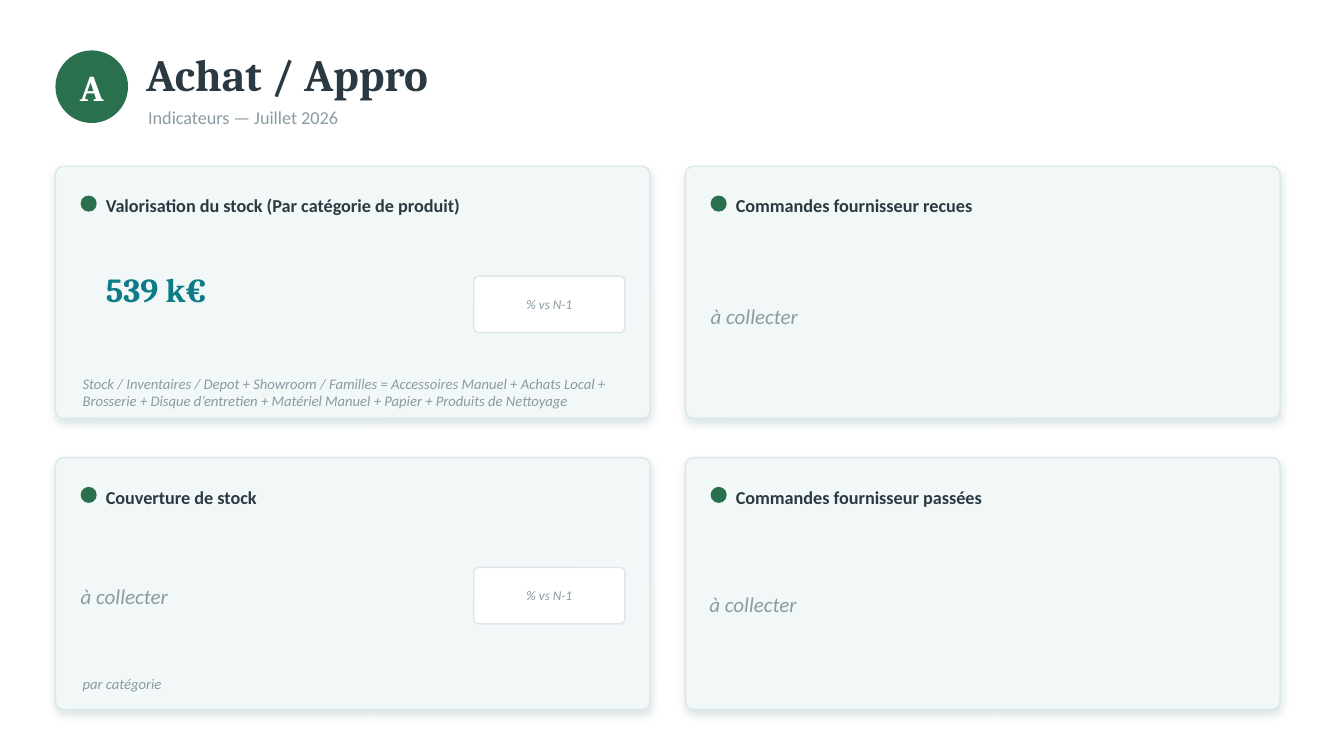
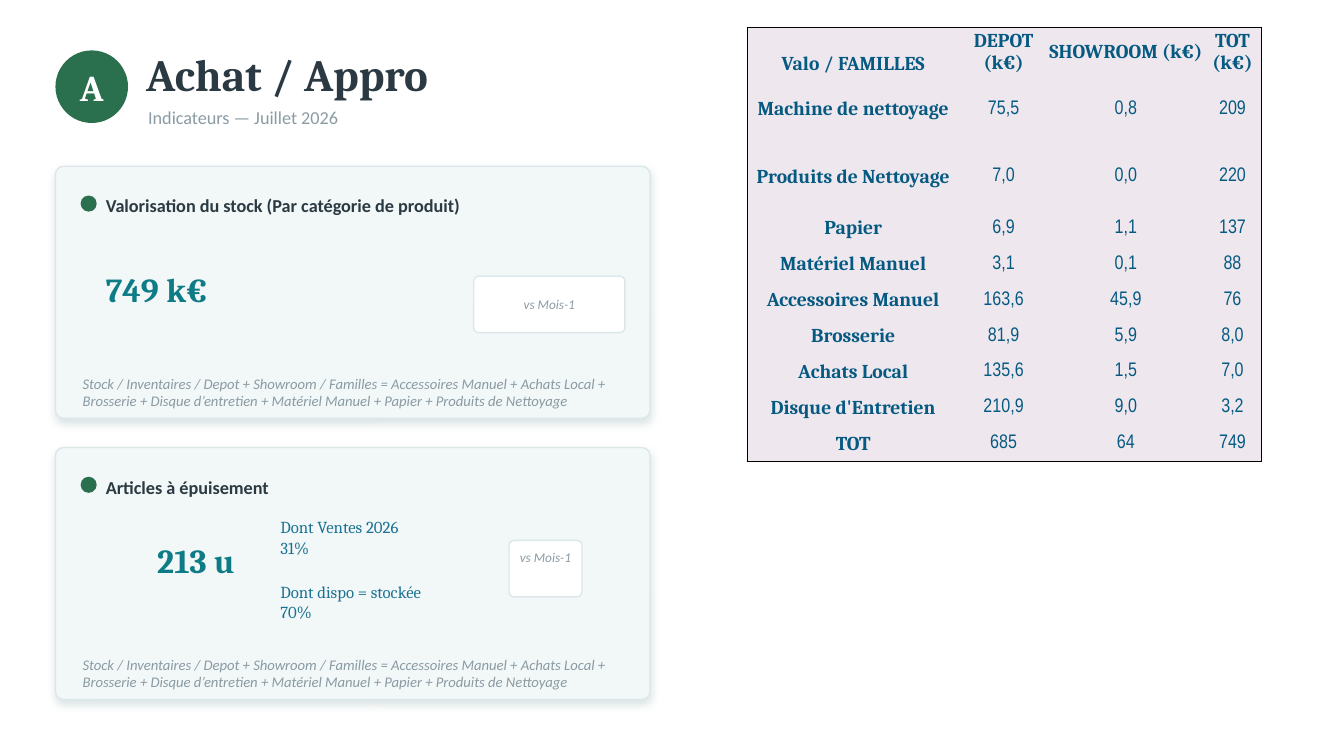
Before and after one commit to hygierun/hygierun_kpis, a slide deck: slide 2 of templates/KPI_SAV_Achat.pptx. Drawn at 1344x756 pixels with LibreOffice and Linux fonts; fonts in the diff are those of the drawing. Boxes give left, top, right and bottom in pixels: in the first picture for what was removed or moved away, otherwise in the second. Text is boxed around its words. In the diff, an @@ line names an element or a change of style, - is before the commit and + after.

```diff
--- a/templates/KPI_SAV_Achat.pptx
+++ b/templates/KPI_SAV_Achat.pptx
@@ table added at (x1=747, y1=27, x2=1261, y2=461), 10 rows, 4 columns @@
+Valo / FAMILLES | DEPOT (k€) | SHOWROOM (k€) | TOT (k€)
+Machine de nettoyage | 75,5 | 0,8 | 209
+Produits de Nettoyage | 7,0 | 0,0 | 220
+Papier | 6,9 | 1,1 | 137
+Matériel Manuel | 3,1 | 0,1 | 88
+Accessoires Manuel | 163,6 | 45,9 | 76
+Brosserie | 81,9 | 5,9 | 8,0
+Achats Local | 135,6 | 1,5 | 7,0
+Disque d'Entretien | 210,9 | 9,0 | 3,2
+TOT | 685 | 64 | 749
@@ rounded rectangle removed at (x1=686, y1=166, x2=1280, y2=418) @@
@@ ellipse removed at (x1=711, y1=196, x2=727, y2=212) @@
@@ text removed at (x1=736, y1=199, x2=972, y2=212) @@
-Commandes fournisseur recues
@@ text at (x1=106, y1=278, x2=207, y2=303): text changed @@
-539 k€
+749 k€
@@ text at (x1=524, y1=300, x2=575, y2=309): text changed @@
-% vs N-1
+vs Mois-1
@@ text removed at (x1=711, y1=309, x2=798, y2=324) @@
-à collecter
@@ rounded rectangle moved from (x1=55, y1=458, x2=650, y2=710) to (x1=55, y1=448, x2=650, y2=700) @@
@@ ellipse moved from (x1=81, y1=487, x2=97, y2=503) to (x1=81, y1=477, x2=97, y2=493) @@
@@ rounded rectangle removed at (x1=686, y1=458, x2=1280, y2=710) @@
@@ text removed at (x1=106, y1=491, x2=256, y2=504) @@
-Couverture de stock
@@ text added at (x1=106, y1=481, x2=268, y2=497), 13 pt, text #2B3A42, bold @@
+Articles à épuisement
@@ ellipse removed at (x1=711, y1=487, x2=727, y2=503) @@
@@ text removed at (x1=736, y1=491, x2=982, y2=507) @@
-Commandes fournisseur passées
@@ text added at (x1=280, y1=521, x2=398, y2=555), 12 pt, text #1C7293 @@
+Dont Ventes 2026
+31%
@@ text added at (x1=157, y1=550, x2=234, y2=574), 24 pt, text #0E7C86, bold @@
+213 u
@@ rounded rectangle resized from (x1=474, y1=568, x2=625, y2=624) to (x1=509, y1=540, x2=582, y2=597) @@
@@ text at (x1=520, y1=553, x2=571, y2=562): text changed @@
-% vs N-1
+vs Mois-1
@@ text removed at (x1=81, y1=589, x2=168, y2=604) @@
-à collecter
@@ text added at (x1=280, y1=586, x2=421, y2=619), 12 pt, text #1C7293 @@
+Dont dispo = stockée
+70%
@@ text removed at (x1=709, y1=597, x2=797, y2=612) @@
-à collecter
@@ text removed at (x1=83, y1=679, x2=162, y2=692) @@
-par catégorie
@@ text added at (x1=83, y1=660, x2=594, y2=690), 10.5 pt, text #8A9BA3, italic @@
+Stock / Inventaires / Depot + Showroom / Familles = Accessoires Manuel + Achats Local + Brosserie + Disque d’entretien + Matériel Manuel + Papier + Produits de Nettoyage
```
Also in this commit, not shown: 7 other files.
